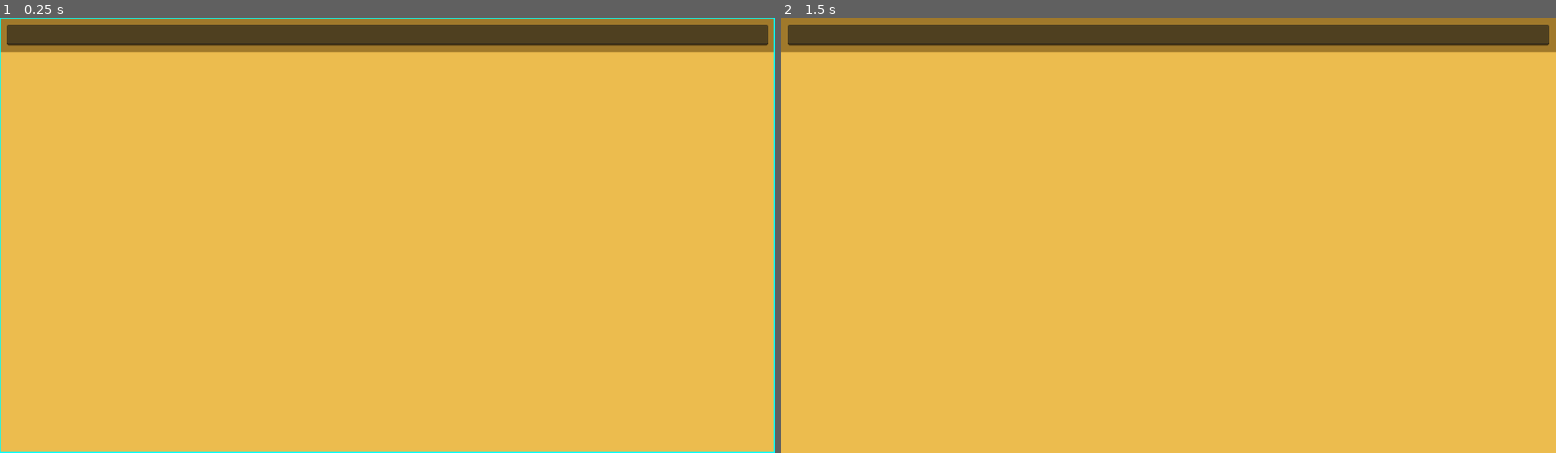
Above: before the commit, frames 1-2 (left to right).
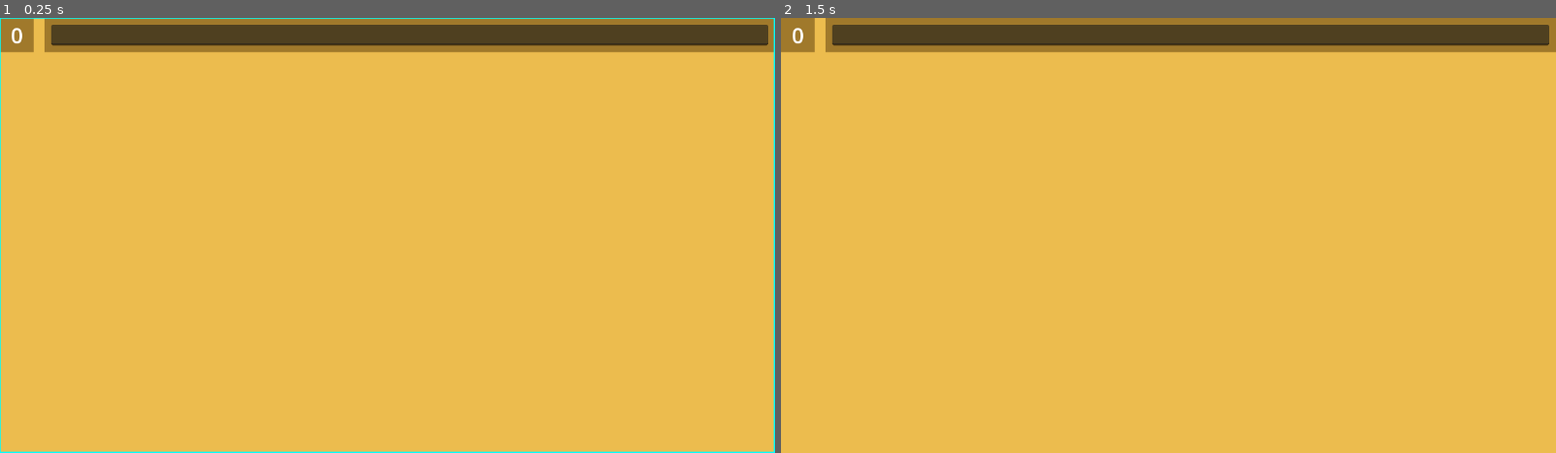
Above: after the commit, the same moments.

Repository: HBuminY/ipucu-app
Game: Godot game, scene res://scenes/card.tscn
Same seed, same stepped clock (60 frames per second), same inputs: the game is played once before the commit and once after it. This scene is started directly instead of the project's main scene.
Inputs (mouse positions are in pixels of both pictures, inside the frame that each line leads up to):
- Up to frame 1 (0.25 s): no input
- Up to frame 2 (1.5 s): tap Enter at 0.5 s; move the mouse to (1339, 213) at 0.52 s; hold Right (navigate_right) 0.53-1.28 s; hold Tab (navigate_jump) 0.53-1.28 s; click (1339, 213) at 0.67 s; tap Space at 1.25 s; move the mouse to (1013, 257) at 1.27 s; hold Down (navigate_down) from 1.28 s (still down); tap Tab (navigate_jump) at 1.35 s

The runs differ from the first frame. In frame 1, 0.3% of the frame differs, in the area x 0-7%, y 0-8%; in frame 2, 0.3%.

Commit message:
navigation system cards and items

Diff:
--- a/ipucu-app-src/project.godot
+++ b/ipucu-app-src/project.godot
@@ -32,6 +32,12 @@
 
 [input]
 
+ui_accept={
+"deadzone": 0.5,
+"events": [Object(InputEventKey,"resource_local_to_scene":false,"resource_name":"","device":16,"window_id":0,"alt_pressed":false,"shift_pressed":false,"ctrl_pressed":false,"meta_pressed":false,"pressed":false,"keycode":4194310,"physical_keycode":0,"key_label":0,"unicode":0,"location":0,"echo":false,"script":null)
+, Object(InputEventKey,"resource_local_to_scene":false,"resource_name":"","device":16,"window_id":0,"alt_pressed":false,"shift_pressed":false,"ctrl_pressed":false,"meta_pressed":false,"pressed":false,"keycode":32,"physical_keycode":0,"key_label":0,"unicode":32,"location":0,"echo":false,"script":null)
+]
+}
 ui_focus_next={
 "deadzone": 0.5,
 "events": []
--- a/ipucu-app-src/scenes/card.tscn
+++ b/ipucu-app-src/scenes/card.tscn
@@ -24,14 +24,29 @@
 size_flags_horizontal = 3
 size_flags_vertical = 3
 
-[node name="PanelContainer" type="PanelContainer" parent="ScrollContainer/VBoxContainer" unique_id=879532348]
-custom_minimum_size = Vector2(0, 50)
+[node name="HBoxContainer" type="HBoxContainer" parent="ScrollContainer/VBoxContainer" unique_id=1778388835]
+layout_mode = 2
+
+[node name="PanelContainer2" type="PanelContainer" parent="ScrollContainer/VBoxContainer/HBoxContainer" unique_id=1519073078]
+custom_minimum_size = Vector2(50, 0)
 layout_mode = 2
 theme_type_variation = &"card_item"
 
-[node name="MarginContainer" type="MarginContainer" parent="ScrollContainer/VBoxContainer/PanelContainer" unique_id=1450246554]
+[node name="Label" type="Label" parent="ScrollContainer/VBoxContainer/HBoxContainer/PanelContainer2" unique_id=1132804182]
+unique_name_in_owner = true
+layout_mode = 2
+horizontal_alignment = 1
+vertical_alignment = 1
+
+[node name="PanelContainer" type="PanelContainer" parent="ScrollContainer/VBoxContainer/HBoxContainer" unique_id=879532348]
+custom_minimum_size = Vector2(0, 50)
+layout_mode = 2
+size_flags_horizontal = 3
+theme_type_variation = &"card_item"
+
+[node name="MarginContainer" type="MarginContainer" parent="ScrollContainer/VBoxContainer/HBoxContainer/PanelContainer" unique_id=1450246554]
 layout_mode = 2
 theme_type_variation = &"margin_small"
 
-[node name="LineEdit" type="LineEdit" parent="ScrollContainer/VBoxContainer/PanelContainer/MarginContainer" unique_id=1605469426]
+[node name="LineEdit" type="LineEdit" parent="ScrollContainer/VBoxContainer/HBoxContainer/PanelContainer/MarginContainer" unique_id=1605469426]
 layout_mode = 2
--- a/ipucu-app-src/screens/app.tscn
+++ b/ipucu-app-src/screens/app.tscn
@@ -1,6 +1,7 @@
 [gd_scene format=3 uid="uid://dfg8egjik51ip"]
 
 [ext_resource type="PackedScene" uid="uid://b056eoi2dg04x" path="res://scenes/columns.tscn" id="1_60tri"]
+[ext_resource type="Script" uid="uid://chdaa312gcy16" path="res://screens/label.gd" id="2_i5783"]
 
 [node name="PanelContainer" type="PanelContainer" unique_id=1399209643]
 anchors_preset = 15
@@ -13,3 +14,8 @@
 
 [node name="columns" parent="." unique_id=538432115 instance=ExtResource("1_60tri")]
 layout_mode = 2
+
+[node name="Label" type="Label" parent="." unique_id=2116455918]
+layout_mode = 2
+size_flags_vertical = 0
+script = ExtResource("2_i5783")
--- a/ipucu-app-src/scripts/card.gd
+++ b/ipucu-app-src/scripts/card.gd
@@ -1,13 +1,12 @@
 extends PanelContainer
 class_name Card
-var card_index = 0;
 var card_name: String;
 var card_items:Array[CardItem];
 const CardItemScn = preload("res://scenes/card_item.tscn")
 
 func _ready() -> void:
 	Focus.set_focus(self)
-	card_index = Project.add_card(self)
+	%Label.text=str(Project.add_card(self))
 
 func _unhandled_input(event: InputEvent) -> void:
 	if Focus.focused_node==self:
@@ -21,7 +20,16 @@
 			$ScrollContainer.set_deferred("scroll_vertical", 9999999)
 
 		if event.is_action_pressed("navigate_down"):
-			pass;
+			if Focus.focused_node==self:
+				Focus.set_focus(card_items[0])
+			#if card_items.has(Focus.focused_node):
+				#var ind = card_items.find(Focus.focused_node);
+				#if ind<card_items.size()-1:ind+=1;
+				#Focus.set_focus(card_items[ind]);
 
-		if event.is_action_pressed("navigate_up"):
-			pass;
+
+		if event.is_action_pressed("navigate_up") && card_items.has(Focus.focused_node):
+			var ind = card_items.find(Focus.focused_node);
+			if ind<card_items.size()-1:ind+=1;
+			Focus.set_focus(card_items[ind]);
+			get_viewport().set_input_as_handled()
--- a/ipucu-app-src/scripts/columns.gd
+++ b/ipucu-app-src/scripts/columns.gd
@@ -13,6 +13,7 @@
 		else: ind = Project.cards.size()-1
 		Focus.set_focus(Project.cards[ind]);
 		get_viewport().set_input_as_handled()
+
 	if event.is_action_pressed("navigate_right") || event.is_action_pressed("navigate_jump"):
 		if Project.cards.has(Focus.focused_node):
 			var ind = Project.cards.find(Focus.focused_node);
@@ -20,6 +21,7 @@
 			else: ind=0;
 			Focus.set_focus(Project.cards[ind]);
 			get_viewport().set_input_as_handled()
-	if event.is_action_pressed("navigate_jump") && Project.cards.size()>0 && Focus.focused_node==null:
-		Focus.set_focus(Project.cards[0])
-		get_viewport().set_input_as_handled()
+
+		if event.is_action_pressed("navigate_jump") && Project.cards.size()>0 && Focus.focused_node==null:
+			Focus.set_focus(Project.cards[0])
+			get_viewport().set_input_as_handled()
